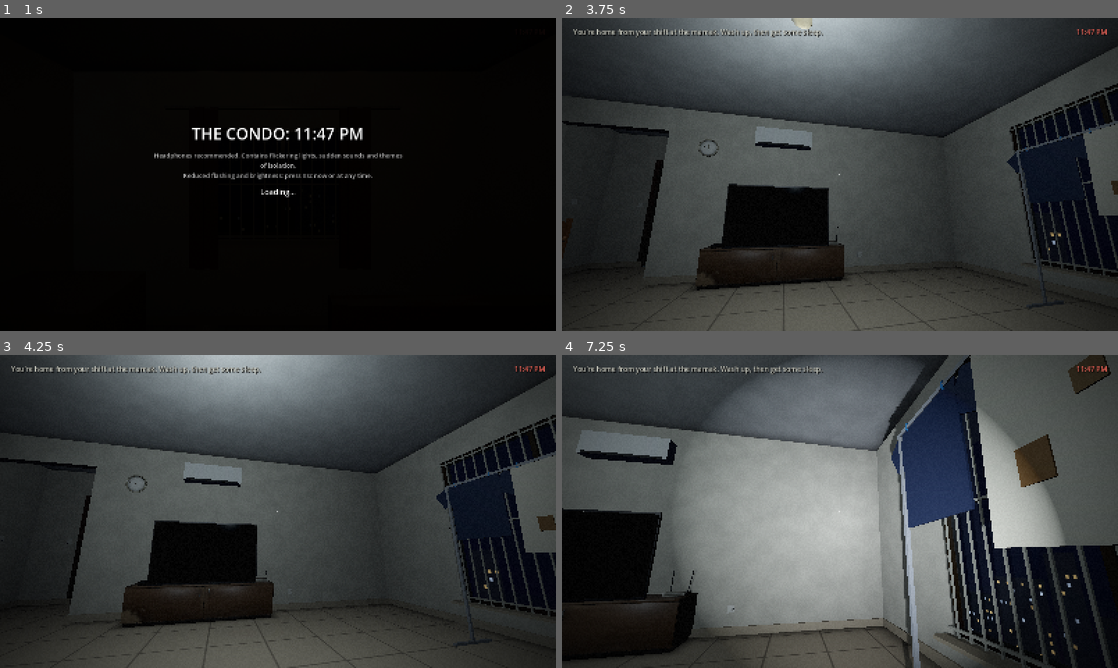
Above: before the commit, frames 1-4 (two rows, left to right).
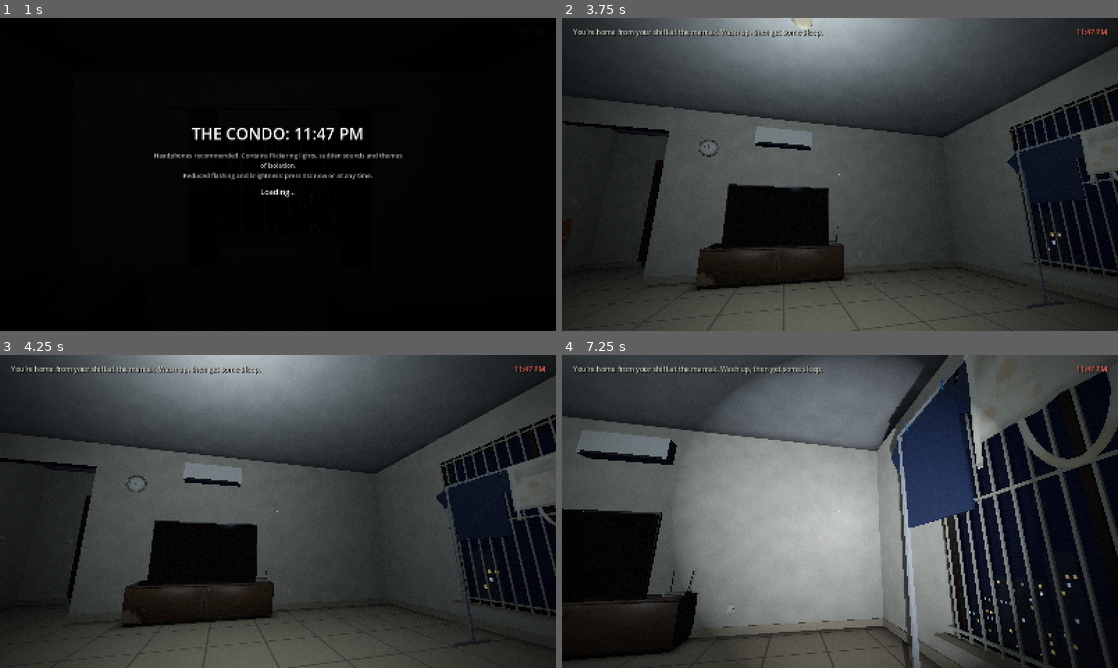
Above: after the commit, the same moments.

Repository: chengboonrong/the-condo
Game: Godot game, scene res://scenes/main.tscn
The game is run twice, just before and just after one commit, with the same random seed, the same clock (stepped at 60 frames per second) and the same inputs.
Inputs (mouse positions are in pixels of both pictures, inside the frame that each line leads up to):
- Up to frame 1 (1 s): tap Enter at 0.5 s; move the mouse to (400, 158) at 0.52 s; hold D (move_right) from 0.53 s (still down); hold C (crouch) from 0.53 s (still down); click (400, 158) at 0.67 s
- Up to frame 2 (3.75 s): tap Space at 1.25 s; move the mouse to (728, 190) at 1.27 s; release D (move_right) at 1.28 s; release C (crouch) at 1.28 s; hold S (move_back) 1.28-2.03 s; tap F (flashlight) at 1.35 s; tap Enter at 2, 2.75 s; move the mouse to (895, 105) at 2.02 s; hold D (move_right) 2.03-2.78 s; hold E (interact) 2.03-2.78 s; move the mouse to (812, 237) at 2.77 s; hold W (move_forward) from 2.78 s (still down); tap Shift (sprint) at 2.85 s; click (812, 237) at 2.92 s; move the mouse to (878, 177) at 3.52 s; hold C (crouch) from 3.53 s (still down)
- Up to frame 3 (4.25 s): keep holding W (move_forward); keep holding C (crouch)
- Up to frame 4 (7.25 s): move the mouse to (795, 508) at 4.27 s; release C (crouch) at 4.28 s; tap F (flashlight) at 4.35 s; move the mouse to (845, 511) at 5.02 s; hold E (interact) 5.03-5.78 s; click (845, 511) at 5.17 s; move the mouse to (817, 505) at 5.77 s; release W (move_forward) at 5.78 s; hold D (move_right) 5.78-6.53 s; tap Shift (sprint) at 5.85 s; move the mouse to (867, 511) at 6.52 s; hold W (move_forward) from 6.53 s (still down); hold C (crouch) from 6.53 s (still down)

Frame 1 is identical in both runs. In frame 2, 0.6% of the frame differs, in the area x 92-100%, y 32-64%; in frame 3, 0.9%; in frame 4, 10%, in the area x 72-100%, y 0-62%.

Commit message:
feat: the figure and the rack apron, one apron
The figure (art/figure, 11.1k triangles) is a Blender person instead of capsules: a Skin-modifier skeleton under
Subdivision for the trousers, the loose T-shirt, the arms hanging to mid-thigh and the fingers, a code-built head tipped
0.2 rad with plain uncut hair and ears, rubber slippers, about 1.70 m, origin between the feet, front +Z. It wears the
mamak apron (art/shared/apron: one pattern and one 512 px off-white canvas texture with tea and oil stains, a grey frayed
hem and grimed ties), tied in a bow at the back. Silhouette draws the model's "body" surfaces with its near-black
_material and its "apron" ones with _apron, which takes the model's texture; both keep alpha, render_priority 1 and now
draw depth always, so from behind the apron never shows through the body. The straps are single sheets, so _apron is
double-sided. apron_hung (1.2k triangles, opaque) is the same apron folded over the laundry rack's rail with its neck
loop and ties hanging; decor.gd loses the box apron and its two tea stains. Two new tests cover the figure's height,
materials and fading, and that the rack's apron is the figure's, opaque and on the rail.

Co-Authored-By: Claude Opus 5.5 <noreply@anthropic.com>

Diff:
--- a/scripts/world/apartment_builder.gd
+++ b/scripts/world/apartment_builder.gd
@@ -69,6 +69,9 @@
 	[&"intercom_mirror", &"intercom", Transform3D(Basis(Vector3.UP, PI / 2), Vector3(5.575, 1.45, -14.6)), {&"bedroom": &"door"}, true],
 	# B-11-07: the same bed, turned half round like the room (headboard at +Z, towards the wall with the door), dusty
 	[&"bed_b1107", &"bed", Transform3D(Basis(Vector3.UP, PI), Vector3(6.55, 0, -16.3)), {&"bedroom": &"door"}, true],
+	# The mamak apron drying on the laundry rack by the window, folded over its rail, its front to the room: the one the
+	# figure wears (art/shared/apron)
+	[&"apron_hung", &"apron_hung", Transform3D(Basis(Vector3.UP, -PI / 2), Vector3(9.3, 1.69, 6.82)), {}],
 ]
 # Collision for furniture a model draws: [center, size, requires]. A colliding PROPS entry with no mesh. The chairs'
 # seats are too thin to collide; their backs do, from 0.475 m up to the model's 0.9 m. The beds' bases are boxes the
--- a/scripts/world/decor.gd
+++ b/scripts/world/decor.gd
@@ -407,16 +407,14 @@
 	foot(Vector3(4.5, 0, 6.2), Vector2(0.5, 0.33), 0.4)
 	for c: Array in [[Vector3(4.5, 0, 6.85), {}], [Vector3(4.5, 0, 5.55), {&"living_chair": &"default"}], [Vector3(3.45, 0, 5.2), {&"living_chair": &"turned"}]]:
 		foot(c[0], Vector2(0.18, 0.18), 0.35, c[1])
-	# Laundry by the window: a T-shirt, the mamak apron, a towel. In the dark they are the right height.
+	# Laundry by the window: a T-shirt, the mamak apron (a model, the figure's own), a towel. In the dark they are the
+	# right height.
 	box(Vector3(9.3, 0.85, 6.0), Vector3(0.025, 1.7, 0.025), STEEL, Look.GLOSS)
 	box(Vector3(9.3, 0.85, 7.6), Vector3(0.025, 1.7, 0.025), STEEL, Look.GLOSS)
 	box(Vector3(9.3, 1.7, 6.8), Vector3(0.025, 0.025, 1.64), STEEL, Look.GLOSS)
 	for z: float in [6.0, 7.6]:
 		box(Vector3(9.3, 0.012, z), Vector3(0.5, 0.024, 0.03), STEEL, Look.GLOSS)
 	_garment(9.3, 6.27, 1.69, 0.48, 0.62, Color(0.16, 0.2, 0.3), true)
-	_garment(9.3, 6.82, 1.69, 0.46, 0.78, Color(0.8, 0.78, 0.71))
-	box(Vector3(9.29, 1.15, 6.75), Vector3(0.006, 0.12, 0.09), Color(0.5, 0.38, 0.24))  # tea stains
-	box(Vector3(9.29, 1.31, 6.9), Vector3(0.006, 0.07, 0.06), Color(0.55, 0.44, 0.3))
 	_garment(9.3, 7.35, 1.69, 0.38, 0.68, Color(0.33, 0.45, 0.39))
 	solid(Vector3(9.3, 0.85, 6.8), Vector3(0.3, 1.7, 1.64))
 	_snake_plant(Vector3(9.55, 0, 9.5))
--- a/scripts/world/silhouette.gd
+++ b/scripts/world/silhouette.gd
@@ -14,62 +14,37 @@
 var _material := StandardMaterial3D.new()
 var _apron := StandardMaterial3D.new()
 
-# A person, not a pawn: [mesh, position, rotation z, scale]. Arms hang a little too low, the head is tipped.
-# It wears the apron from the mamak (the window: "Someone in your apron is pulling teh tarik").
-const BODY := [
-	["capsule", 0.075, 0.86, Vector3(-0.1, 0.43, 0), 0.0, Vector3.ONE],  # legs
-	["capsule", 0.075, 0.86, Vector3(0.1, 0.43, 0), 0.0, Vector3.ONE],
-	["capsule", 0.17, 0.66, Vector3(0, 1.16, 0), 0.0, Vector3(1.15, 1.0, 0.62)],  # torso and shoulders
-	["capsule", 0.05, 0.16, Vector3(0, 1.5, 0.01), 0.0, Vector3.ONE],  # neck
-	["sphere", 0.105, 0.24, Vector3(0.015, 1.62, 0.02), 0.2, Vector3(0.9, 1.0, 1.0)],  # head, tipped
-	["capsule", 0.045, 0.76, Vector3(-0.235, 1.05, 0), -0.05, Vector3.ONE],  # arms
-	["capsule", 0.045, 0.76, Vector3(0.235, 1.05, 0), 0.05, Vector3.ONE],
-]
 
-
+## A person, not a pawn (art/figure): arms hanging a little too low, the head tipped, in the apron from the mamak
+## (the window: "Someone in your apron is pulling teh tarik"). The model's "body" surfaces are drawn with _material,
+## its "apron" ones with _apron, which keeps the apron's stains; both fade together (_set_alpha).
 func _ready() -> void:
 	# Near-black but lit, so a room light finds its shoulders and head; in the dark it is a shape against
 	# whatever is behind it.
 	_material.albedo_color = Color(0.03, 0.03, 0.032, 0.95)
 	_material.roughness = 0.95
-	_material.transparency = BaseMaterial3D.TRANSPARENCY_ALPHA
-	_apron.albedo_color = Color(0.52, 0.5, 0.45, 0.95)  # lit by the room: it shows only where there is light
-	_apron.transparency = BaseMaterial3D.TRANSPARENCY_ALPHA
+	_apron.albedo_color = Color(1, 1, 1, 0.95)  # the texture as it is: lit by the room, it shows only where there is light
 	_apron.roughness = 0.9
-	# Drawn after the shades, which are see-through too, so a stain on the wall behind never paints over it.
-	_material.render_priority = 1
-	_apron.render_priority = 1
-	for part: Array in BODY:
-		var m := MeshInstance3D.new()
-		if part[0] == "capsule":
-			var c := CapsuleMesh.new()
-			c.radius = part[1]
-			c.height = part[2]
-			m.mesh = c
-		else:
-			var s := SphereMesh.new()
-			s.radius = part[1]
-			s.height = part[2]
-			m.mesh = s
-		m.position = part[3]
-		m.rotation.z = part[4]
-		m.scale = part[5]
-		_add(m, _material)
-	for piece: Array in [[Vector3(0.22, 0.2, 0.012), Vector3(0, 1.31, 0.112)], [Vector3(0.4, 0.52, 0.012), Vector3(0, 0.9, 0.115)]]:  # bib, skirt
-		var m := MeshInstance3D.new()
-		var b := BoxMesh.new()
-		b.size = piece[0]
-		m.mesh = b
-		m.position = piece[1]
-		_add(m, _apron)
+	_apron.cull_mode = BaseMaterial3D.CULL_DISABLED  # the straps and ties are one layer of cloth, seen from both sides
+	for m: StandardMaterial3D in [_material, _apron]:
+		m.transparency = BaseMaterial3D.TRANSPARENCY_ALPHA
+		# Drawn after the shades, which are see-through too, so a stain on the wall behind never paints over it;
+		# depth-tested against itself, so from behind the apron never shows through the body.
+		m.render_priority = 1
+		m.depth_draw_mode = BaseMaterial3D.DEPTH_DRAW_ALWAYS
+	var figure := ApartmentBuilder.model(&"figure")
+	add_child(figure)
+	for m: MeshInstance3D in figure.find_children("*", "MeshInstance3D", true, false):
+		m.cast_shadow = GeometryInstance3D.SHADOW_CASTING_SETTING_OFF
+		for s in m.mesh.get_surface_count():
+			var own := m.mesh.surface_get_material(s) as BaseMaterial3D
+			if own and own.resource_name == "apron":
+				_apron.albedo_texture = own.albedo_texture
+				m.set_surface_override_material(s, _apron)
+			else:
+				m.set_surface_override_material(s, _material)
 	visible = false
 	EventBus.silhouette_requested.connect(_on_requested)
-
-
-func _add(m: MeshInstance3D, material: Material) -> void:
-	m.material_override = material
-	m.cast_shadow = GeometryInstance3D.SHADOW_CASTING_SETTING_OFF
-	add_child(m)
 
 
 func _set_alpha(a: float) -> void:
--- a/tests/integration/test_models.gd
+++ b/tests/integration/test_models.gd
@@ -4,7 +4,8 @@
 # Triangles each model may have. Each object task adds its ids.
 const TRIS := {&"wall_clock": 1500, &"work_shoes": 2000, &"shoe_rack": 2000, &"dining_table": 6000, &"dining_chair": 2500,
 	&"basin": 4000, &"tap_water": 300, &"intercom": 1000, &"front_door": 3000, &"bed": 8000, &"fridge": 4000,
-	&"ceiling_fan": 3000, &"tv_cabinet": 6000}
+	&"ceiling_fan": 3000, &"tv_cabinet": 6000,
+	&"figure": 12000, &"apron_hung": 1500}
 # Floor footprints: node name -> [centre x, centre z, size x, size z] of the collider it replaces.
 const FOOTPRINTS := {
 	&"shoe_rack": [0.25, 8.0, 0.4, 1.0],
@@ -377,3 +378,50 @@
 	near(mat.roughness, 0.1, 0.02, "the glass is glossy")
 	main.queue_free()
 	return true
+
+
+func test_figure_is_a_person_in_an_apron() -> bool:
+	var main := await _main()
+	var sil: Silhouette = main.silhouette
+	sil.global_transform = Transform3D()
+	var a := _aabb(sil)
+	check(a.size.y >= 1.65 and a.size.y <= 1.75, "about 1.7 m tall, %.3f m (body_points check 0.1, 1.0 and 1.6 m)" % a.size.y)
+	near(a.position.y, 0.0, 0.02, "it stands on the floor")
+	near(a.get_center().x, 0.0, 0.05, "its origin is between its feet")
+	var aprons := 0
+	for m: MeshInstance3D in sil.find_children("*", "MeshInstance3D", true, false):
+		eq(m.cast_shadow, GeometryInstance3D.SHADOW_CASTING_SETTING_OFF, "%s casts no shadow" % m.name)
+		for s in m.mesh.get_surface_count():
+			var own := m.mesh.surface_get_material(s)
+			var name := own.resource_name if own else ""
+			check(name == "body" or name == "apron", "%s surface %d is the body or the apron, not %s" % [m.name, s, name])
+			var drawn := m.get_surface_override_material(s)
+			check(drawn == (sil._apron if name == "apron" else sil._material), "%s surface %d (%s) is drawn with the figure's own fading material" % [m.name, s, name])
+			if drawn == sil._apron:
+				aprons += 1
+	check(aprons >= 1, "it wears the apron")
+	check(sil._apron.albedo_texture != null, "the apron keeps its stains (the model's texture)")
+	for mat: BaseMaterial3D in [sil._material, sil._apron]:
+		eq(mat.depth_draw_mode, BaseMaterial3D.DEPTH_DRAW_ALWAYS, "seen from behind, the apron never shows through the body")
+	main.queue_free()
+	return true
+
+
+func test_the_rack_apron_is_the_figures_apron() -> bool:
+	var main := await _main()
+	var hung: Node3D = main.builder.models[&"apron_hung"]
+	var textures: Array[Texture2D] = []
+	for m: MeshInstance3D in hung.find_children("*", "MeshInstance3D", true, false):
+		for s in m.mesh.get_surface_count():
+			var mat := m.get_active_material(s) as BaseMaterial3D
+			eq(mat.transparency, BaseMaterial3D.TRANSPARENCY_DISABLED, "the rack apron is opaque")
+			textures.append(mat.albedo_texture)
+	var worn: Texture2D = main.silhouette._apron.albedo_texture
+	check(not textures.is_empty() and textures.all(func(t: Texture2D) -> bool: return t != null and worn != null and t.get_image().get_data() == worn.get_image().get_data()),
+		"one apron: the rack's and the figure's have the same stains")
+	var a := _aabb(hung)
+	near(a.end.y, 1.7 + 0.0125, 0.01, "it hangs over the rack's rail, not above or through it")
+	check(a.position.z > 6.0 and a.end.z < 7.6, "between the rack's posts (z %.2f to %.2f)" % [a.position.z, a.end.z])
+	check(a.position.y > 0.3, "its ends hang clear of the floor")
+	main.queue_free()
+	return true
Binary file added: art/shared/apron/Apron_color.png
Binary file added: assets/models/apron_hung.glb
Not shown, added: assets/models/apron_hung.glb.import
Binary file added: assets/models/apron_hung_Apron_color.png
Not shown, added: assets/models/apron_hung_Apron_color.png.import
Binary file added: assets/models/figure.glb
Not shown, added: assets/models/figure.glb.import
Binary file added: assets/models/figure_Apron_color.png
Not shown, added: assets/models/figure_Apron_color.png.import
Not shown, added: art/apron_hung/apron_hung.blend
Not shown, added: art/figure/figure.blend
